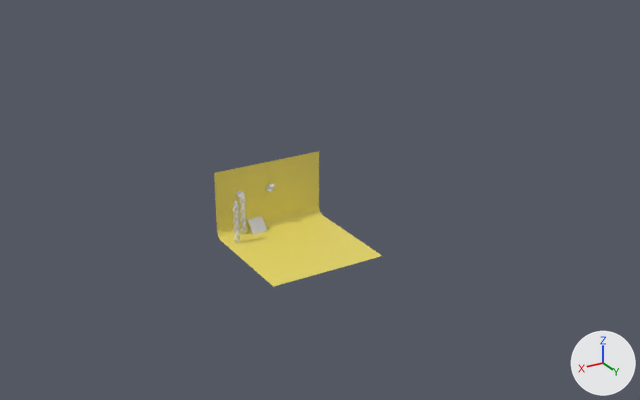
One commit to the Blender file 3D/props+simulation.blend: the scene before it, then after it.
Before and after are seen from a 50 mm camera at (129.6, 230.0, 129.9) aimed at (0.5, 14.8, 22.3). The axes (+X, +Y, +Z) are drawn at lower right. The lights are the same throughout.
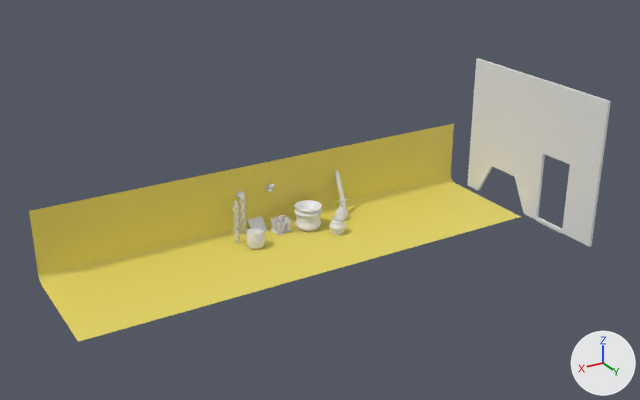
What differs and where, as boxes (x1, y1, x2, y2) in the pictures (640 x 400 px):
'Plane', rescaled (192% wider, 60% taller)
    before: (214, 151, 382, 287)
    after: (29, 124, 521, 342)
'Cube.010', added
    after: (467, 58, 611, 247)
'vase 1', added
    after: (294, 200, 322, 231)
'barrel', added
    after: (246, 227, 265, 249)
'spike', added
    after: (271, 215, 292, 235)
'vase2', added
    after: (329, 216, 346, 235)
'sword', added
    after: (335, 170, 348, 215)
'vase3', added
    after: (335, 199, 347, 220)

Patch to the scene script:
```diff
--- a/3D/props+simulation.blend.py
+++ b/3D/props+simulation.blend.py
@@ me_cube_012 @@
+me_cube_012.from_pydata(...)  # 128 vertices, 125 faces; spans x -1.0..1.0, y -1.02..1.0, z -1.0..1.0
@@ me_cylinder_004 @@
+me_cylinder_004.from_pydata(...)  # 66 vertices, 62 faces; spans x -3.6..3.6, y -1.3..1.3, z -2.5..17.6
@@ me_cylinder_001 @@
+me_cylinder_001.from_pydata(...)  # 195 vertices, 181 faces; spans x -1.23..1.16, y -1.23..1.23, z -1.01..1.13
@@ me_cylinder_003 @@
+me_cylinder_003.from_pydata(...)  # 107 vertices, 91 faces; spans x -1.08..1.08, y -1.08..1.08, z -1.0..2.57
@@ me_cylinder_002 @@
+me_cylinder_002.from_pydata(...)  # 128 vertices, 114 faces; spans x -1.34..1.34, y -1.34..1.34, z -1.0..1.42
@@ me_cylinder_005 @@
+me_cylinder_005.from_pydata(...)  # 128 vertices, 114 faces; spans x -1.18..1.18, y -1.18..1.18, z -0.9..1.0
@@ me_plane_002 @@
+me_plane_002.from_pydata(...)  # 290 vertices, 292 faces; spans x -1.0..1.0, y -1.0..1.0, z -1.59..0.0
@@ ob_plane @@
 ob_plane.location = (0.0, 0.0, 0.0)
-ob_plane.scale = (20.0, 20.0, 20.0)
+ob_plane.scale = (79.8, 20.0, 20.0)
@@ ob_cube_010 @@
+ob_cube_010 = bpy.data.objects.new('Cube.010', me_cube_012)
+ob_cube_010.location = (-82.6, 18.7, 25.0)
+ob_cube_010.rotation_euler = (1.571, 0.0, 1.571)  # degrees (90, 0, 90)
+ob_cube_010.scale = (31.2, 24.9, 0.497)
@@ ob_sword @@
+ob_sword = bpy.data.objects.new('sword', me_cylinder_004)
+ob_sword.location = (-27.2, -14.1, 1.4)
+ob_sword.rotation_euler = (-2.736, 3.142, -3.142)  # degrees (-157, 180, -180)
+ob_sword.scale = (0.699, 0.727, 0.842)
@@ ob_barrel @@
+ob_barrel = bpy.data.objects.new('barrel', me_cylinder_001)
+ob_barrel.location = (12.0, -7.1, 3.0)
+ob_barrel.scale = (2.53, 2.53, 2.53)
@@ ob_vase3 @@
+ob_vase3 = bpy.data.objects.new('vase3', me_cylinder_003)
+ob_vase3.location = (-23.6, -11.1, 2.3)
+ob_vase3.scale = (2.01, 2.01, 2.01)
@@ ob_vase2 @@
+ob_vase2 = bpy.data.objects.new('vase2', me_cylinder_002)
+ob_vase2.location = (-16.8, -2.4, 2.4)
+ob_vase2.scale = (2.13, 2.13, 2.13)
@@ ob_vase_1 @@
+ob_vase_1 = bpy.data.objects.new('vase 1', me_cylinder_005)
+ob_vase_1.location = (-10.5, -11.4, 4.0)
+ob_vase_1.scale = (4.05, 4.05, 4.05)
@@ ob_spike @@
+ob_spike = bpy.data.objects.new('spike', me_plane_002)
+ob_spike.location = (-1.0, -13.6, 0.3)
+ob_spike.rotation_euler = (9.407, 0.0, 0.0)  # degrees (179, 0, 0)
+ob_spike.scale = (2.78, 2.78, 2.78)
```
